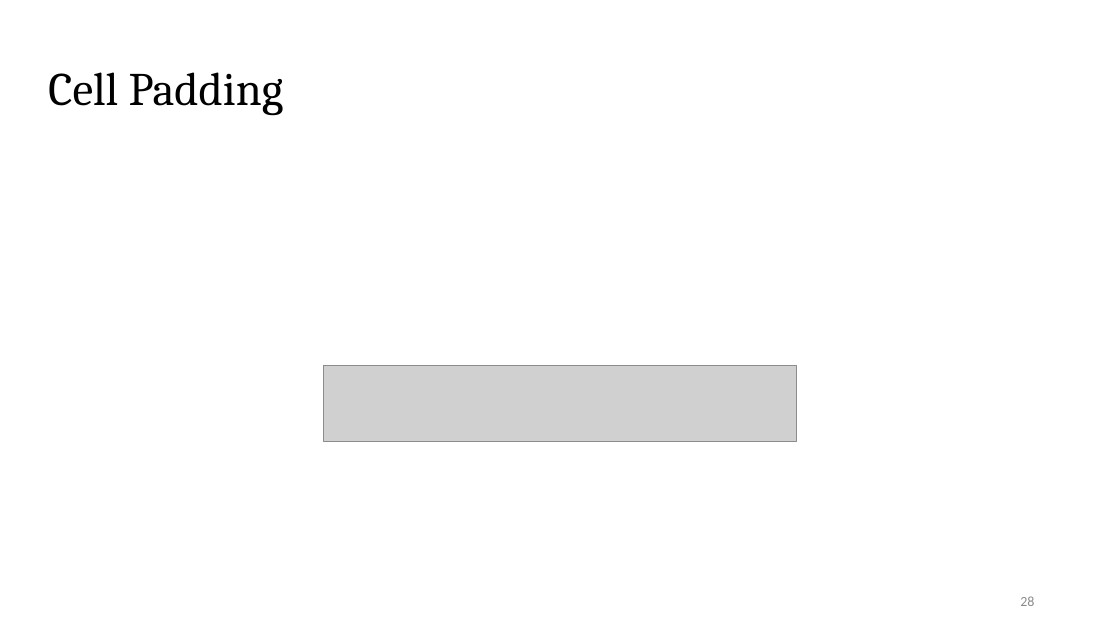
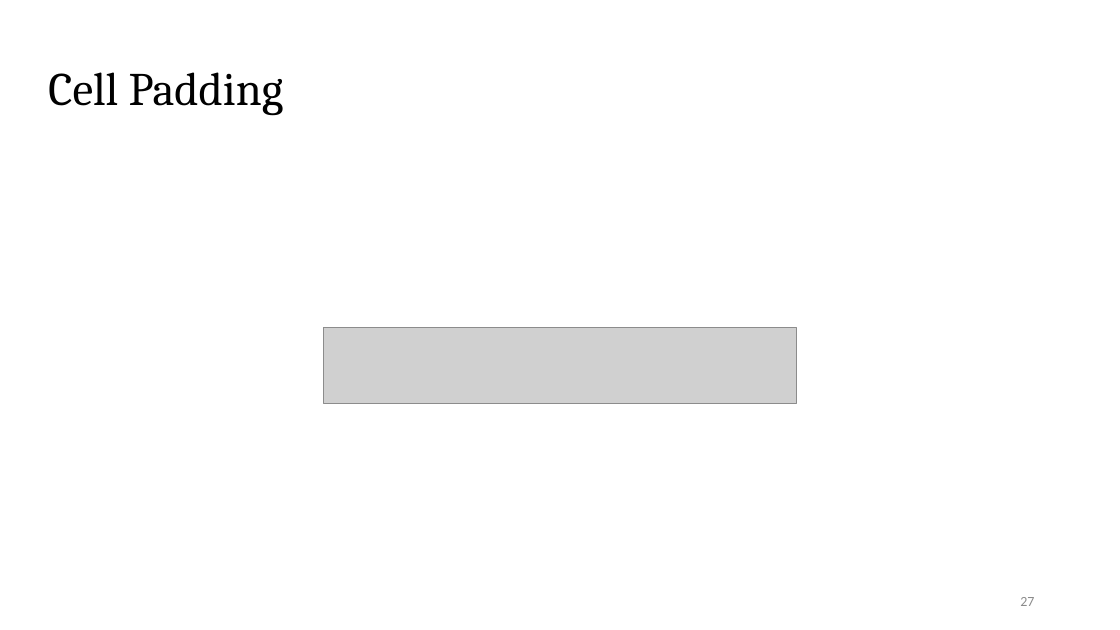
Before and after one commit to Pacific-Feng-Studuies/Studied-Papers, a slide deck: slide 28 of GM/Placement/PUFFER A Routability-Driven Placement Framework via Cell Padding/PUFFER A Routability-Driven Placement Framework via Cell Padding.pptx (slide 29 before the commit). Drawn at 1120x630 pixels with LibreOffice and Linux fonts; fonts in the diff are those of the drawing; grey boxes stand for pictures. Boxes give left, top, right and bottom in pixels: in the first picture for what was removed or moved away, otherwise in the second. Text is boxed around its words. In the diff, an @@ line names an element or a change of style, - is before the commit and + after.

```diff
--- a/GM/Placement/PUFFER A Routability-Driven Placement Framework via Cell Padding/PUFFER A Routability-Driven Placement Framework via Cell Padding.pptx
+++ b/GM/Placement/PUFFER A Routability-Driven Placement Framework via Cell Padding/PUFFER A Routability-Driven Placement Framework via Cell Padding.pptx
@@ picture: place and size @@
-picture at (323, 365, 796, 441)
+picture at (323, 328, 796, 403)
@@ page number at (1020, 597, 1034, 606): text changed @@
-28
+27
```
Also in this commit, not shown: 7 other slides changed, 2 slides added.
